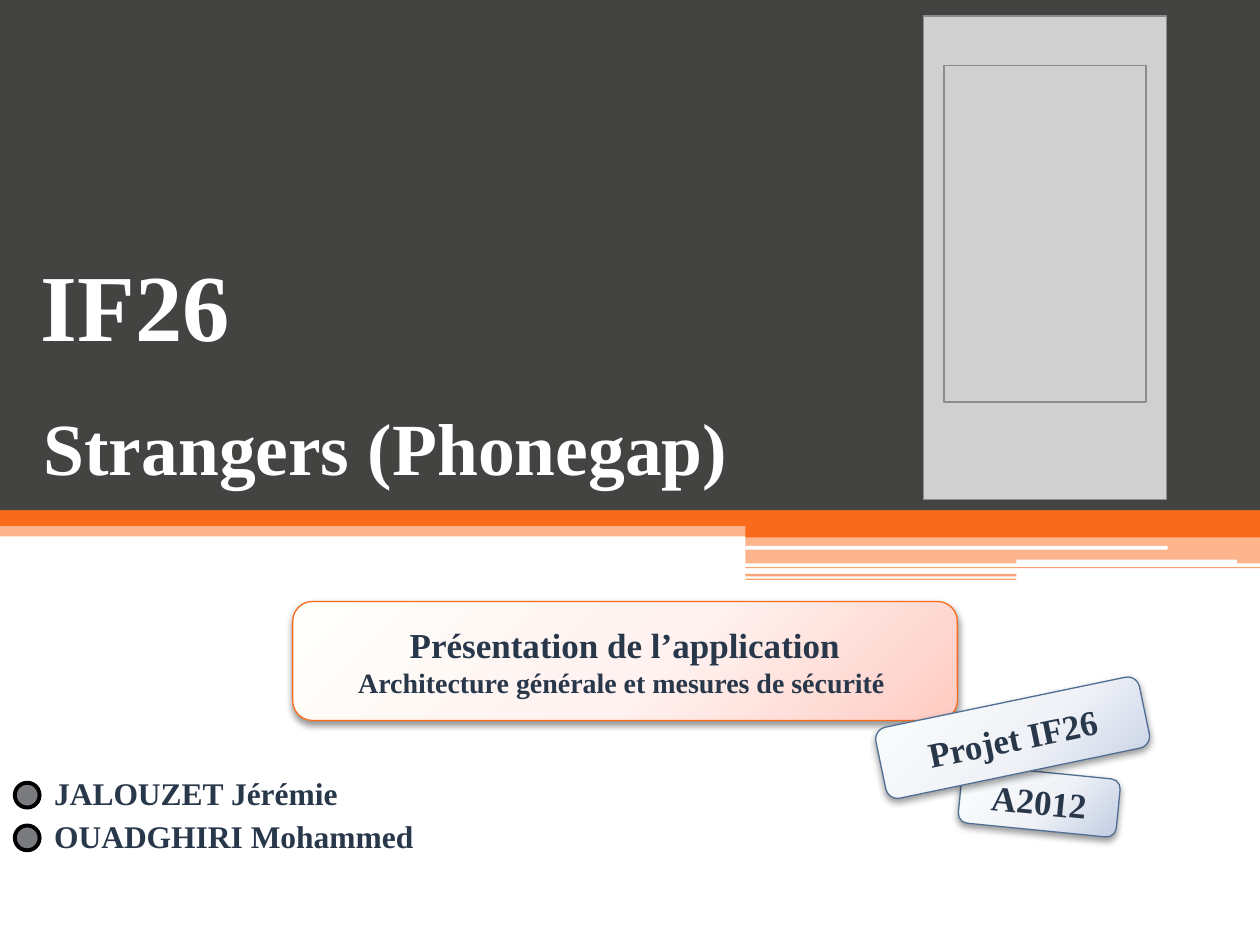
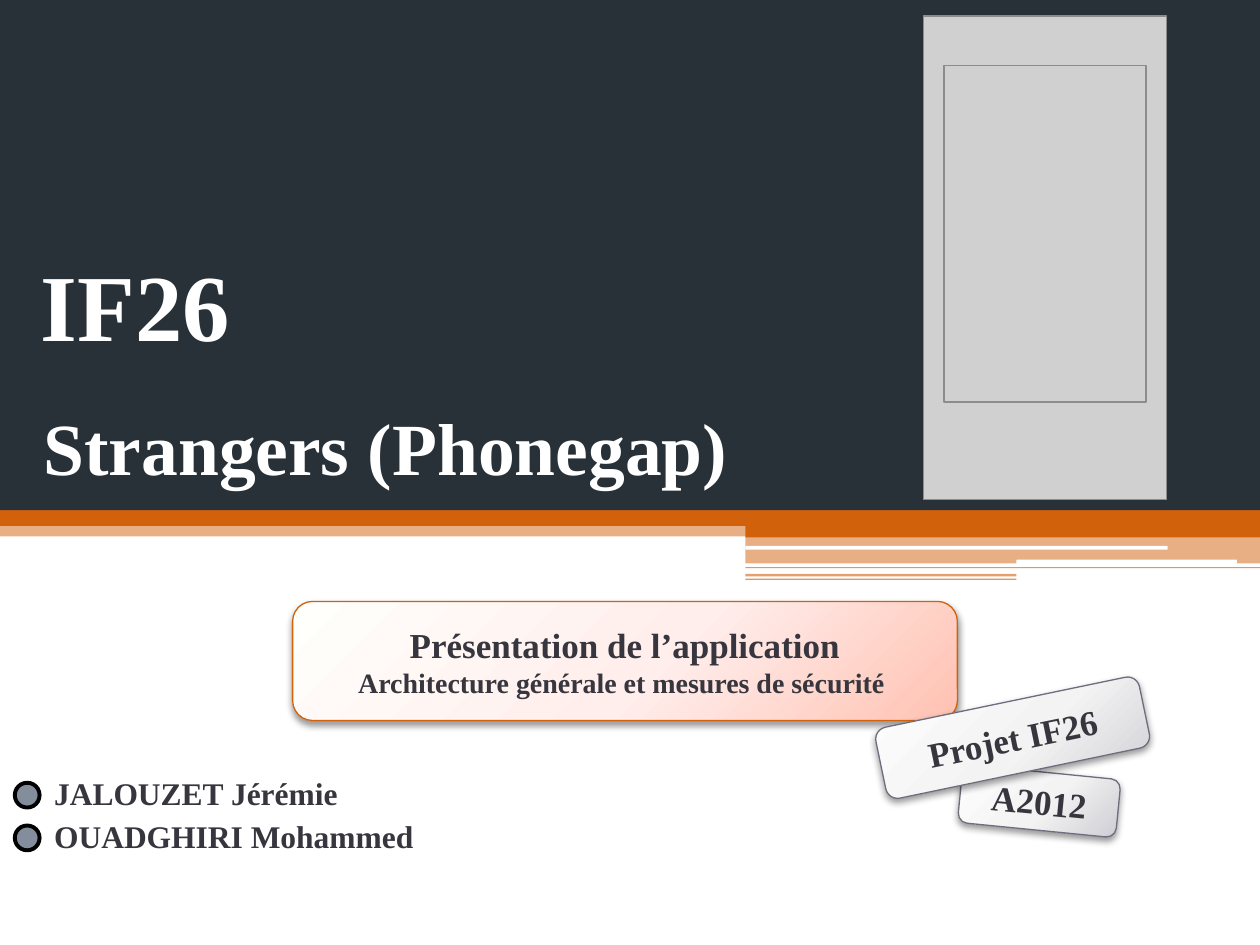
Before and after one commit to Anicky/Strangers-Phonegap, a slide deck: slide 1 of Presentation/Presentation IF26.pptx. Drawn at 1260x945 pixels with LibreOffice and Linux fonts; fonts in the diff are those of the drawing; grey boxes stand for pictures. Boxes give left, top, right and bottom in pixels: in the first picture for what was removed or moved away, otherwise in the second. Text is boxed around its words. In the diff, an @@ line names an element or a change of style, - is before the commit and + after.

```diff
--- a/Presentation/Presentation IF26.pptx
+++ b/Presentation/Presentation IF26.pptx
@@ rectangle at (x1=0, y1=0, x2=1260, y2=510): fill #434342 to #283138 @@
@@ rectangle at (x1=0, y1=503, x2=1260, y2=537): fill #F96A1B at 50% opacity to #D2610C at 50% opacity @@
@@ fill #F96A1B to #D2610C in 3 elements at (x1=746, y1=525, x2=1260, y2=538), (x1=0, y1=507, x2=1260, y2=525), (x1=883, y1=501, x2=1260, y2=536) @@
@@ rectangle at (x1=746, y1=537, x2=1260, y2=563): fill #F96A1B at 50% opacity to #D2610C at 50% opacity @@
@@ rectangle at (x1=746, y1=567, x2=1260, y2=568): fill #F96A1B at 65% opacity to #D2610C at 65% opacity @@
@@ rectangle at (x1=746, y1=578, x2=1017, y2=580): fill #F96A1B at 65% opacity to #D2610C at 65% opacity @@
@@ rectangle at (x1=746, y1=573, x2=1017, y2=576): fill #F96A1B at 60% opacity to #D2610C at 60% opacity @@
@@ rounded rectangle "Présentation de l’application" at (x1=292, y1=601, x2=958, y2=719): text colour #28374A to #38363E; fill gradient #FFFEFE to #FFF3F1 to #FFCCC2 to gradient #FFFEFD to #FFF0EC to #FFC0B2; outline #F96A1B 0.75 pt to #D2610C 0.75 pt @@
@@ rounded rectangle "Projet IF26" at (x1=874, y1=675, x2=1152, y2=800): text colour #28374A to #38363E; fill gradient #FEFEFE to #F0F3F8 to #BFCBE2 to gradient #FEFEFE to #F3F3F5 to #CDCBD4; outline #506E94 0.75 pt to #6F6C7D 0.75 pt @@
@@ subtitle "JALOUZET Jérémie" at (x1=54, y1=783, x2=414, y2=849): text colour #28374A to #38363E @@
@@ rounded rectangle "A2012" at (x1=958, y1=765, x2=1121, y2=838): text colour #28374A to #38363E; fill gradient #FEFEFE to #F0F3F8 to #BFCBE2 to gradient #FEFEFE to #F3F3F5 to #CDCBD4; outline #506E94 0.75 pt to #6F6C7D 0.75 pt @@
@@ ellipse at (x1=15, y1=782, x2=40, y2=808): fill #797B7E to #838D9B @@
@@ ellipse at (x1=15, y1=825, x2=40, y2=850): fill #797B7E to #838D9B @@
```
Also in this commit, not shown: 20 other slides changed, 2 other files.
